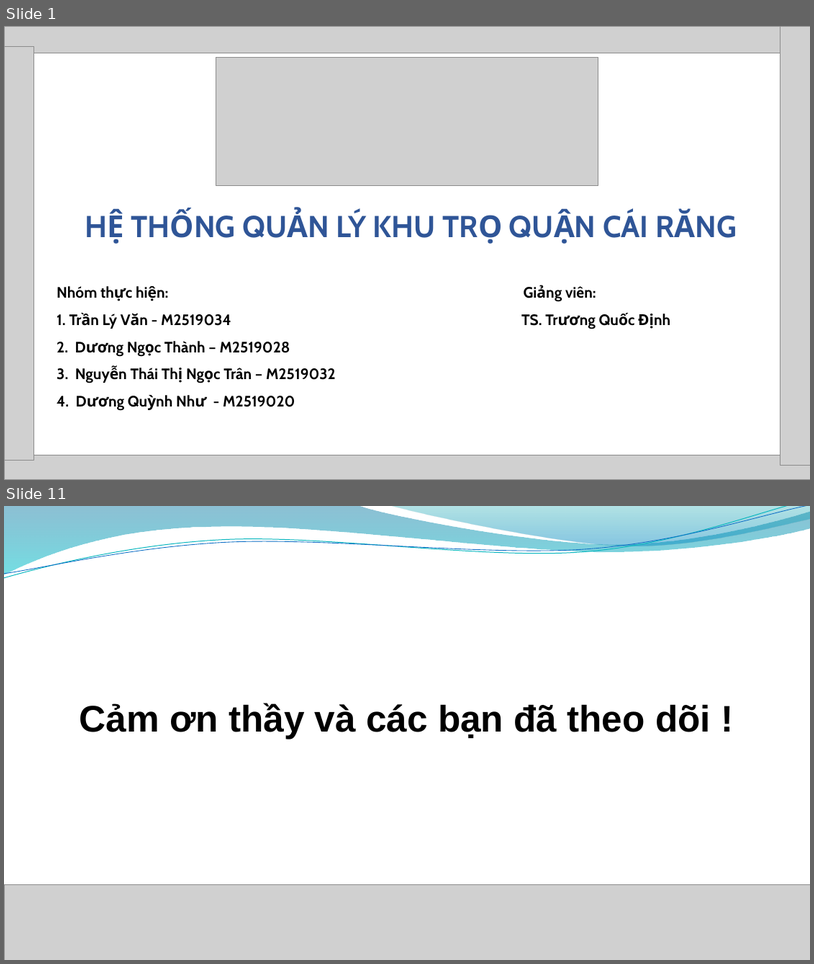
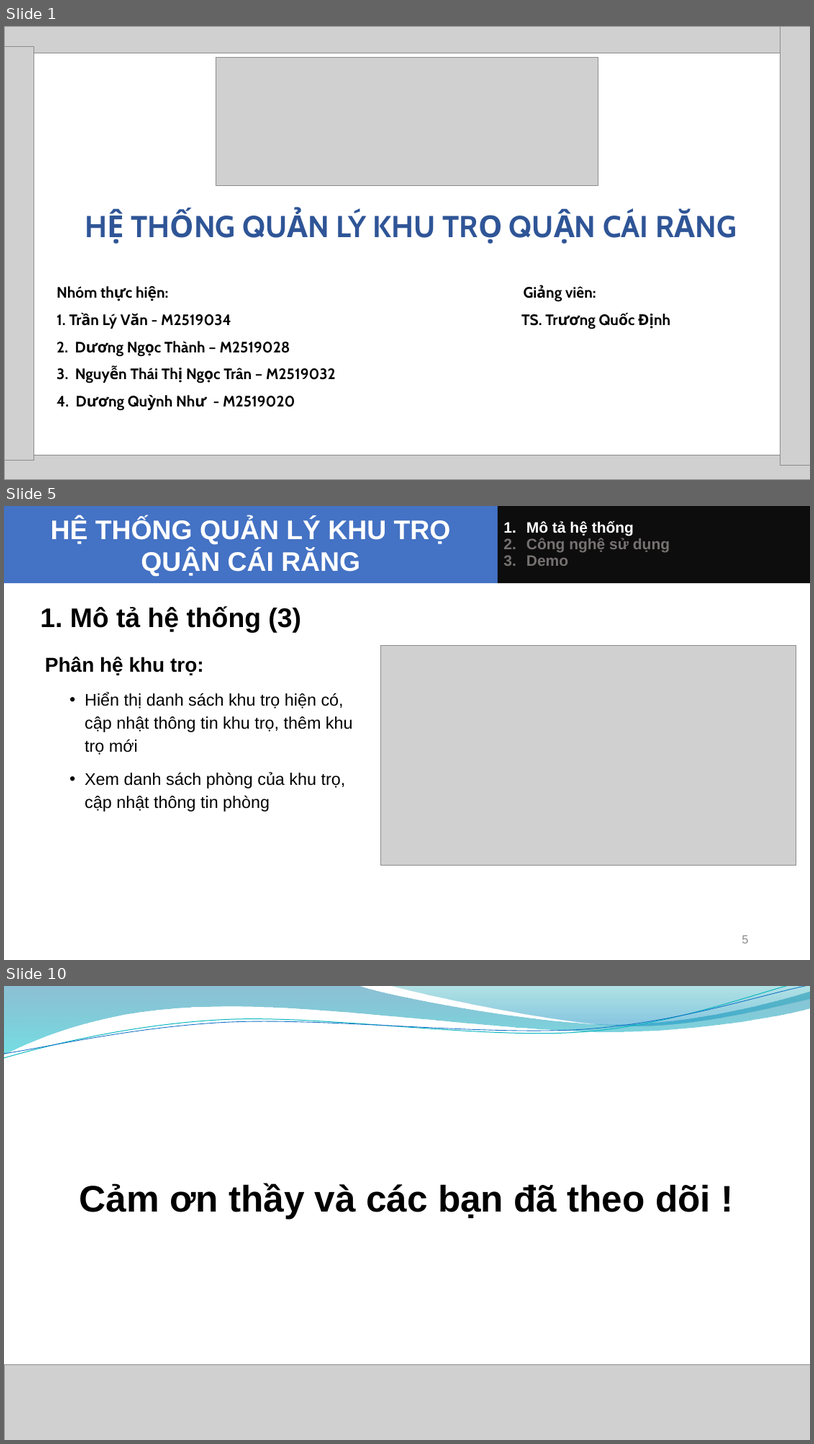
Before and after one commit to tranlyvan/khutro_cairang, a slide deck: Bao cao Nhom.pptx. Shown one above the other, each under a label of ours: slides 1 and 11 before the commit, slides 1, 5 and 10 after it; the slides between them are not shown. The pictures are 814x964 and 814x1444 pixels, drawn with LibreOffice and Linux fonts; fonts in the diff are those of the drawing; grey boxes stand for pictures; background and template pictures are left out. Boxes give left, top, right and bottom in pixels: in the first picture for what was removed or moved away, otherwise in the second. Text is boxed around its words. In the diff, an @@ line names an element or a change of style, - is before the commit and + after.

Commit message:
Cập nhật slide báo cáo

```diff
--- a/Bao cao Nhom.pptx
+++ b/Bao cao Nhom.pptx
@@ slide 5 added at bbox=[4, 506, 810, 960], background #FFFFFF @@
@@ title added at bbox=[4, 506, 498, 584], fill #4472C4, 32 pt, text #FFFFFF, bold @@
+HỆ THỐNG QUẢN LÝ KHU TRỌ QUẬN CÁI RĂNG
@@ rectangle added at bbox=[498, 506, 810, 584], fill #0D0D0D, 18 pt, text #767171, bold @@
+1. Mô tả hệ thống
+2. Công nghệ sử dụng
+3. Demo
@@ text added at bbox=[40, 606, 301, 633], 32 pt, text #000000, bold @@
+  1. Mô tả hệ thống (3)
@@ text added at bbox=[45, 656, 353, 811], 20 pt, text #000000 @@
+Phân hệ khu trọ:
+  • Hiển thị danh sách khu trọ hiện có, cập nhật thông tin khu trọ, thêm khu trọ mới
+  • Xem danh sách phòng của khu trọ, cập nhật thông tin phòng
@@ picture added at bbox=[381, 646, 797, 865] @@
@@ page number added at bbox=[742, 935, 748, 943], 14 pt, text #8C8C8C @@
+5
@@ what was slide 11 is now slide 10 @@
```
Also in this commit, not shown: 3 slides changed, 4 other slides added, 6 slides removed.
